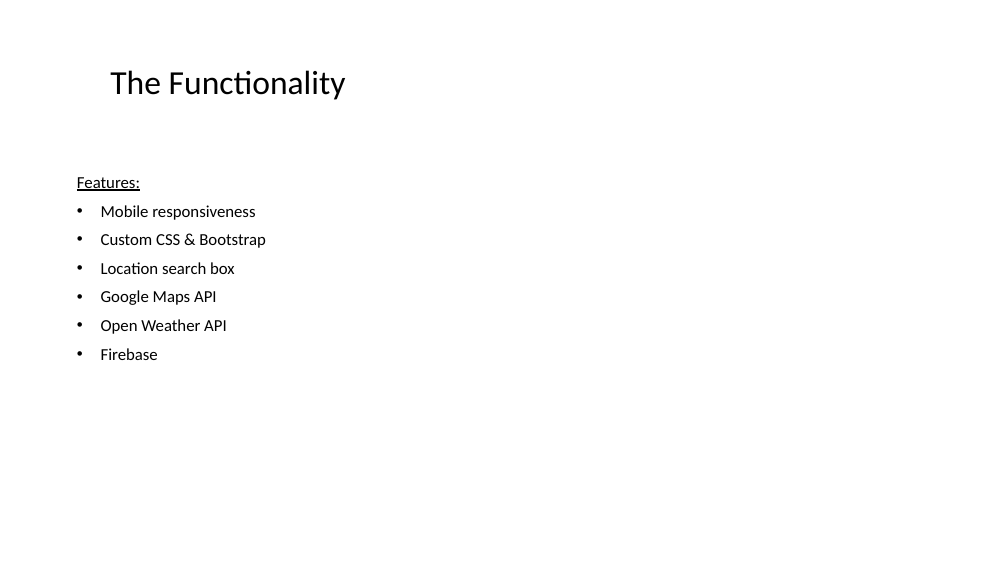
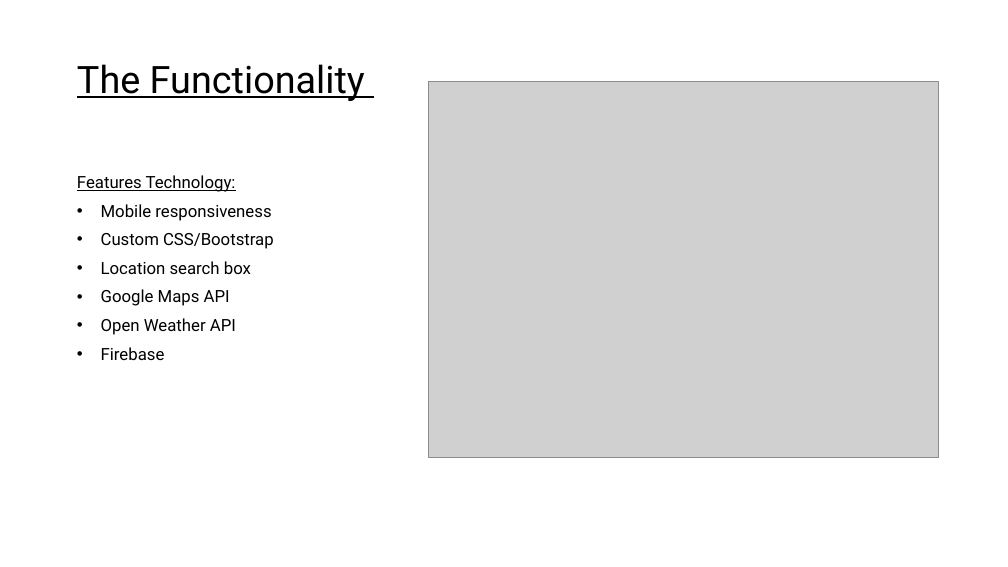
Before and after one commit to mgallagher06/GWCB_project-1, a slide deck: slide 5 of Playground Adventures!.pptx. Drawn at 1008x567 pixels with LibreOffice and Linux fonts; fonts in the diff are those of the drawing; grey boxes stand for pictures. Boxes give left, top, right and bottom in pixels: in the first picture for what was removed or moved away, otherwise in the second. Text is boxed around its words. In the diff, an @@ line names an element or a change of style, - is before the commit and + after.

```diff
--- a/Playground Adventures!.pptx
+++ b/Playground Adventures!.pptx
@@ title "The Functionality" at (77, 64, 365, 101): size 32 to 36 pt, font Calibri to Roboto, underline on; alignment centre to left; more space between paragraphs @@
@@ picture added at (429, 82, 939, 458) @@
@@ text at (77, 175, 236, 192): text changed; font Calibri to Roboto @@
-Features:
+Features Technology:
@@ text at (101, 204, 271, 360): font Calibri to Roboto in "Mobile responsiveness", "Location search box", "Google Maps API", "Open Weather API" and 1 more places @@
@@ text at (101, 233, 274, 249): text changed; font Calibri to Roboto @@
-• Custom CSS & Bootstrap
+• Custom CSS/Bootstrap
```
Also in this commit, not shown: 5 other slides changed.
